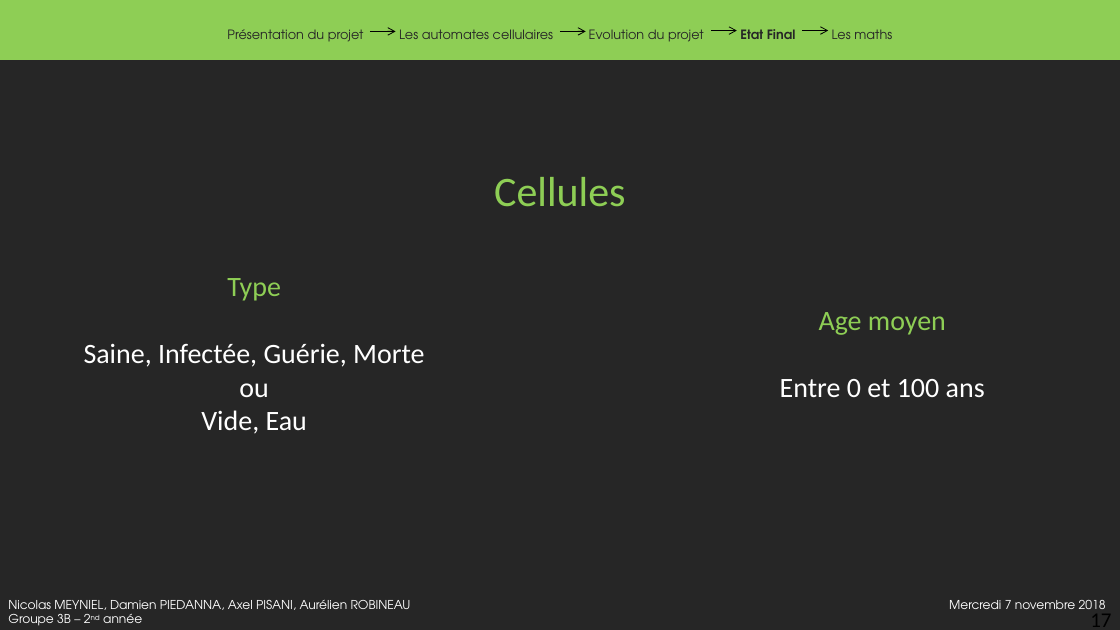
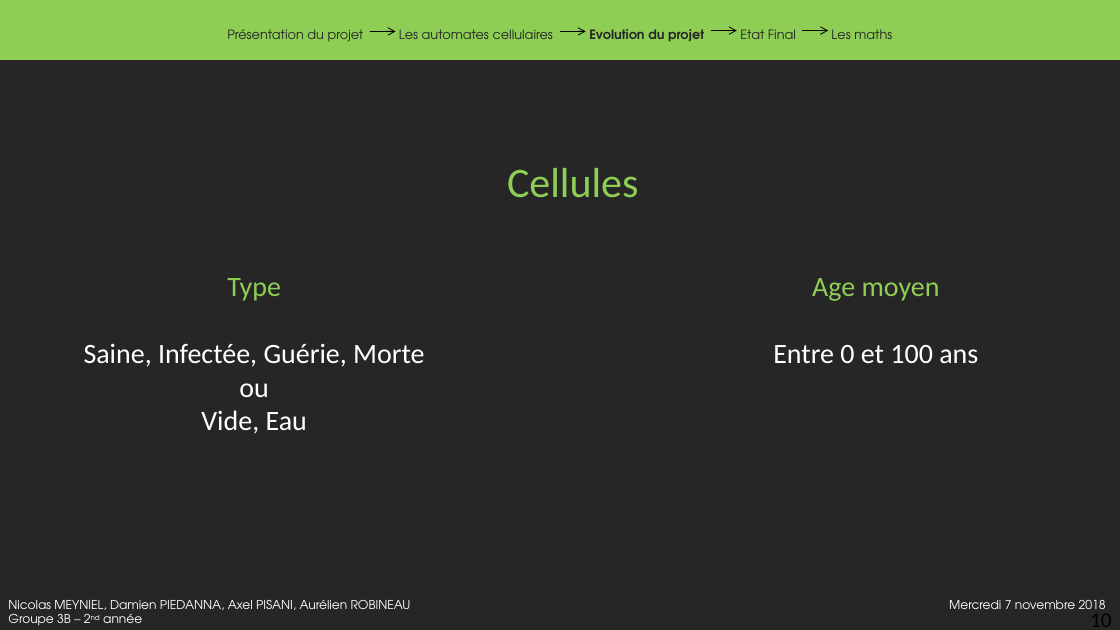
Before and after one commit to damien-piedanna/virus-cellular-automaton, a slide deck: slide 10 of doc/PowerPoint_Modelisation_Mathematique.pptx (slide 17 before the commit). Drawn at 1120x630 pixels with LibreOffice and Linux fonts; fonts in the diff are those of the drawing. Boxes give left, top, right and bottom in pixels: in the first picture for what was removed or moved away, otherwise in the second. Text is boxed around its words. In the diff, an @@ line names an element or a change of style, - is before the commit and + after.

```diff
--- a/doc/PowerPoint_Modelisation_Mathematique.pptx
+++ b/doc/PowerPoint_Modelisation_Mathematique.pptx
@@ text "Présentation du projet Les automates ..." at bbox=[227, 29, 892, 42]: bold on in "Evolution du projet"; bold off in "Etat Final" @@
@@ text "Cellules": place and size @@
-text "Cellules" at bbox=[494, 177, 625, 207]
+text "Cellules" at bbox=[507, 168, 638, 198]
@@ text "Age moyen": place and size @@
-text "Age moyen" at bbox=[780, 312, 985, 397]
+text "Age moyen" at bbox=[773, 278, 978, 363]
@@ page number at bbox=[1090, 607, 1111, 630]: text changed @@
-17
+10
```
Also in this commit, not shown: 6 other slides changed.
